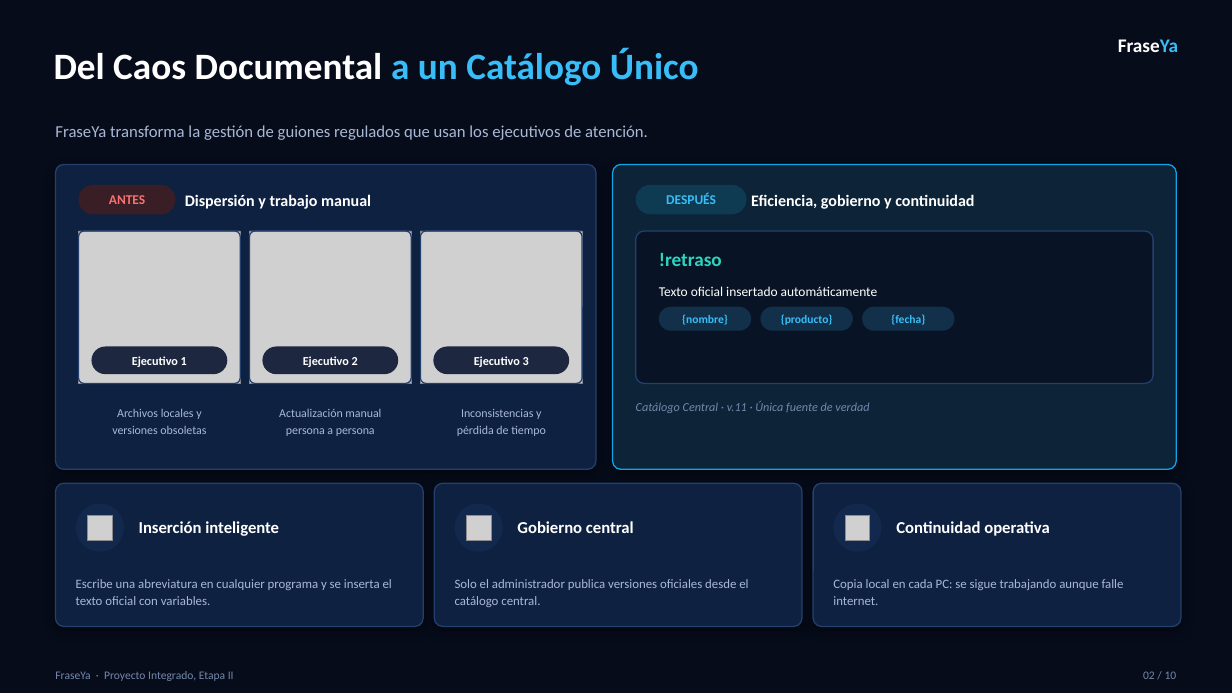
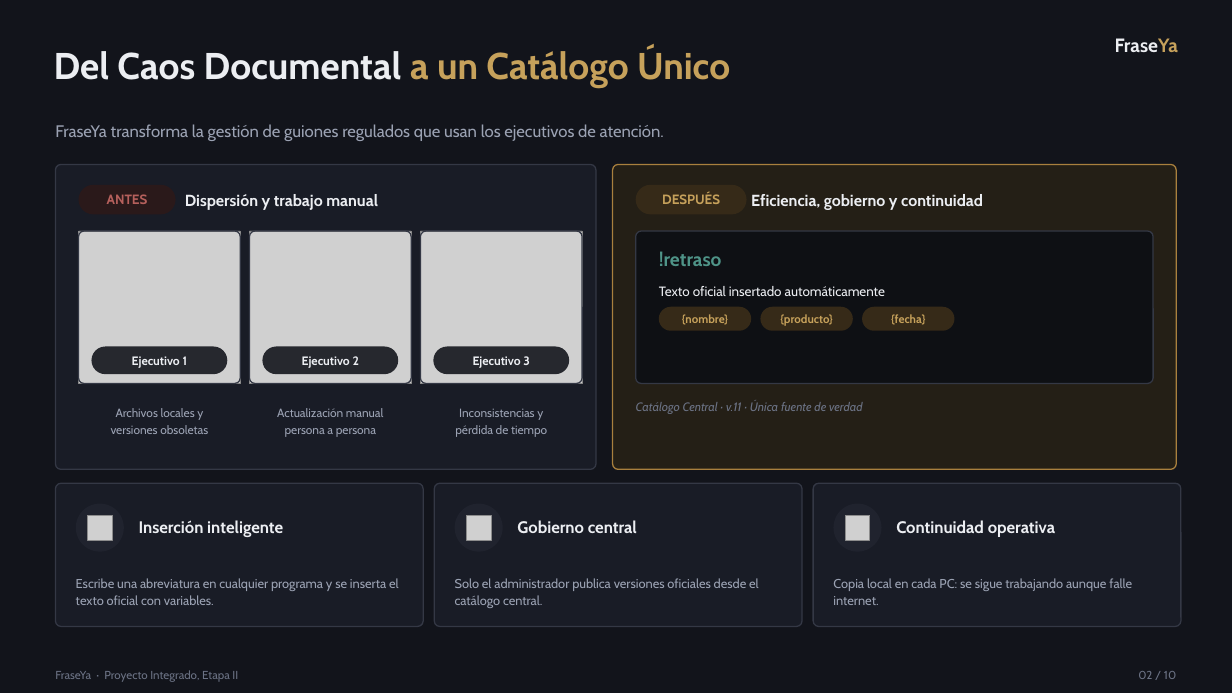
Before and after one commit to bayron-chavez/FraseYa, a slide deck: slide 2 of FraseYa_Etapa2_corregido.pptx. Drawn at 1232x693 pixels with LibreOffice and Linux fonts; fonts in the diff are those of the drawing; grey boxes stand for pictures. Boxes give left, top, right and bottom in pixels: in the first picture for what was removed or moved away, otherwise in the second. Text is boxed around its words. In the diff, an @@ line names an element or a change of style, - is before the commit and + after.

```diff
--- a/FraseYa_Etapa2_corregido.pptx
+++ b/FraseYa_Etapa2_corregido.pptx
@@ background #070C1B to #12141B @@
@@ text "Del Caos Documental a un ..." at [54, 48, 730, 88]: font Calibri to Cabin; text colour #FFFFFF to #ECEEF2 in "Del Caos Documental"; text colour #38BDF8 to #C6A15B in "a un Catálogo Único" @@
@@ text "FraseYa" at [1115, 38, 1178, 52]: font Calibri to Cabin; text colour #FFFFFF to #ECEEF2, text colour #38BDF8 to #C6A15B in "FraseYa" @@
@@ fill #0F2140 to #191C26; outline #24406E 1 pt to #343845 1 pt; shadow off; proportions changed in 4 elements at [55, 483, 423, 627], [434, 483, 802, 627], [813, 483, 1181, 627], [55, 165, 596, 470] @@
@@ rounded rectangle at [613, 165, 1177, 470]: fill #0C2338 to #241F16; outline #0EA5E9 1 pt to #A9803E 1 pt; shadow off; proportions changed @@
@@ text "ANTES" at [107, 194, 148, 204]: font Calibri to Cabin, text colour #F87171 to #B5605C @@
@@ rounded rectangle at [79, 185, 176, 214]: fill #3A1E26 to #2A191A @@
@@ rounded rectangle at [636, 185, 747, 214]: fill #0E3B52 to #362A18 @@
@@ outline #24406E 1 pt to #343845 1 pt in 3 elements at [79, 231, 240, 384], [250, 231, 411, 384], [421, 231, 582, 384] @@
@@ rounded rectangle at [636, 231, 1153, 384]: fill #081425 to #0E1014; outline #24406E 1 pt to #343845 1 pt; proportions changed @@
@@ text "!retraso" at [659, 251, 722, 266]: font Calibri to Cabin, text colour #2DD4BF to #4F9488 @@
@@ font Calibri to Cabin, text colour #38BDF8 to #C6A15B in 4 elements at [662, 194, 720, 204], [682, 314, 728, 325], [780, 314, 833, 326], [891, 314, 926, 325] @@
@@ fill #123049 to #362A18 in 3 elements at [659, 307, 751, 331], [761, 307, 853, 331], [862, 307, 955, 331] @@
@@ fill #0A1530 at 90% opacity to #14161D at 90% opacity in 3 elements at [91, 347, 227, 374], [262, 347, 398, 374], [433, 347, 569, 374] @@
@@ font Calibri to Cabin, text colour #7488AC to #6B7284 in 3 elements at [55, 670, 238, 682], [1138, 671, 1176, 679], [636, 402, 863, 414] @@
@@ fill #13284D to #20232E in 3 elements at [76, 504, 124, 552], [455, 504, 503, 552], [834, 504, 882, 552] @@
@@ font Calibri to Cabin, text colour #FFFFFF to #ECEEF2 in 9 elements at [185, 194, 378, 210], [132, 356, 187, 368], [302, 356, 359, 368], [473, 356, 530, 368], [751, 194, 983, 210], [659, 286, 885, 296], [139, 520, 283, 537], [517, 520, 637, 533], [896, 520, 1055, 537] @@
@@ font Calibri to Cabin, text colour #A9B8D6 to #9BA2B3 in 7 elements at [55, 124, 664, 141], [111, 408, 208, 434], [277, 408, 383, 437], [455, 408, 547, 437], [76, 578, 399, 605], [455, 578, 759, 608], [833, 578, 1132, 605] @@
```
Also in this commit, not shown: 9 other slides changed.
